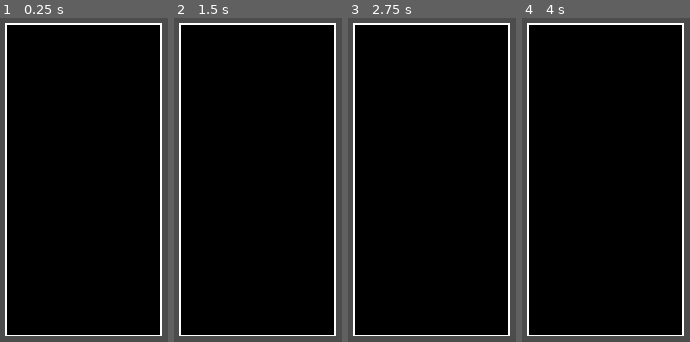
Above: before the commit, frames 1-4 (left to right).
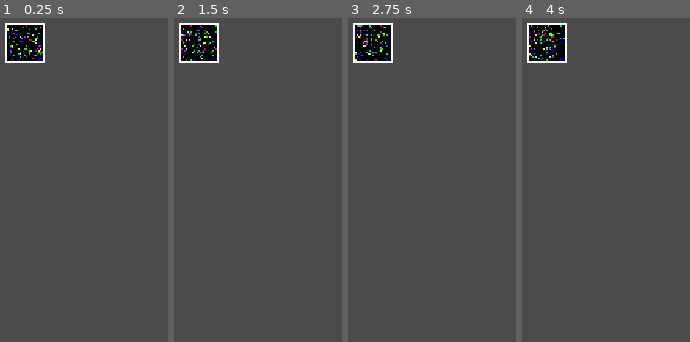
Above: after the commit, the same moments.

Repository: Crimeraaa-S1GMA/ParticlesGodotImplementation
Game: Godot game, scene res://Scenes/Core.tscn
Two runs of this game, one before a commit and one after it. Both use one fixed random seed, a clock stepped at 60 frames per second and the inputs below.
Inputs (mouse positions are in pixels of both pictures, inside the frame that each line leads up to):
- Up to frame 1 (0.25 s): no input
- Up to frame 2 (1.5 s): move the mouse to (outside the picture) at 0.52 s; press the mouse at (outside the picture) at 0.53 s; move the mouse to (outside the picture) at 1.27 s; release the mouse at (outside the picture) at 1.28 s; tap Space (space) at 1.35 s
- Up to frame 3 (2.75 s): tap Enter at 2 s; move the mouse to (outside the picture) at 2.02 s; press the mouse at (outside the picture) at 2.03 s
- Up to frame 4 (4 s): tap Space (space) at 2.75, 2.85 s; move the mouse to (outside the picture) at 2.77 s; release the mouse at (outside the picture) at 2.78 s; move the mouse to (outside the picture) at 3.52 s; press the mouse at (outside the picture) at 3.53 s

The runs differ from the first frame. In frame 1, 88% of the frame differs, in the area x 2-97%, y 1-99%; in frame 2, 88%; in frame 3, 88%; in frame 4, 88%.

Commit message:
testing stuff

Diff:
--- a/Scenes/Core.gd
+++ b/Scenes/Core.gd
@@ -6,7 +6,7 @@
 
 var sim_frame : int = 0
 
-var sim_size : Vector2 = Vector2(100, 200)
+var sim_size : Vector2 = Vector2(25, 25)
 
 func _ready():
 	randomize()
@@ -24,7 +24,6 @@
 				x_arr.append(ParticleTileData.new(100))
 			else:
 				var amount : float = noise.get_noise_2d(x, y)
-				amount = 0
 				if amount > 0.2:
 					if amount > 0.45:
 						x_arr.append(ParticleTileData.new(1, -1, 0, -1))
--- a/Scenes/Core.tscn
+++ b/Scenes/Core.tscn
@@ -6,7 +6,7 @@
 script = ExtResource( 1 )
 
 [node name="ProcessingTimer" type="Timer" parent="."]
-wait_time = 0.01
+wait_time = 0.1
 autostart = true
 
 [connection signal="timeout" from="ProcessingTimer" to="." method="_on_ProcessingTimer_timeout"]
